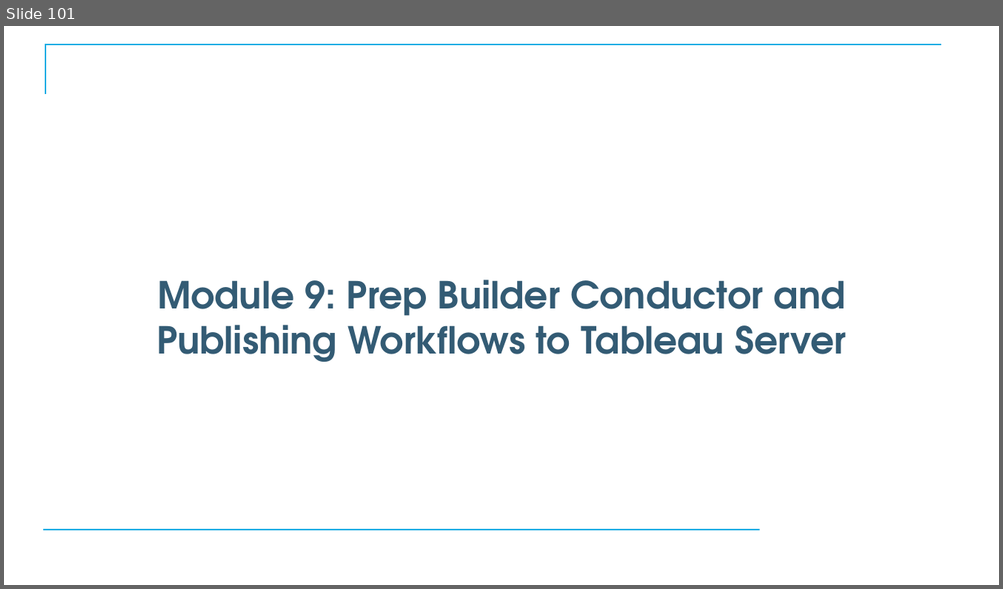
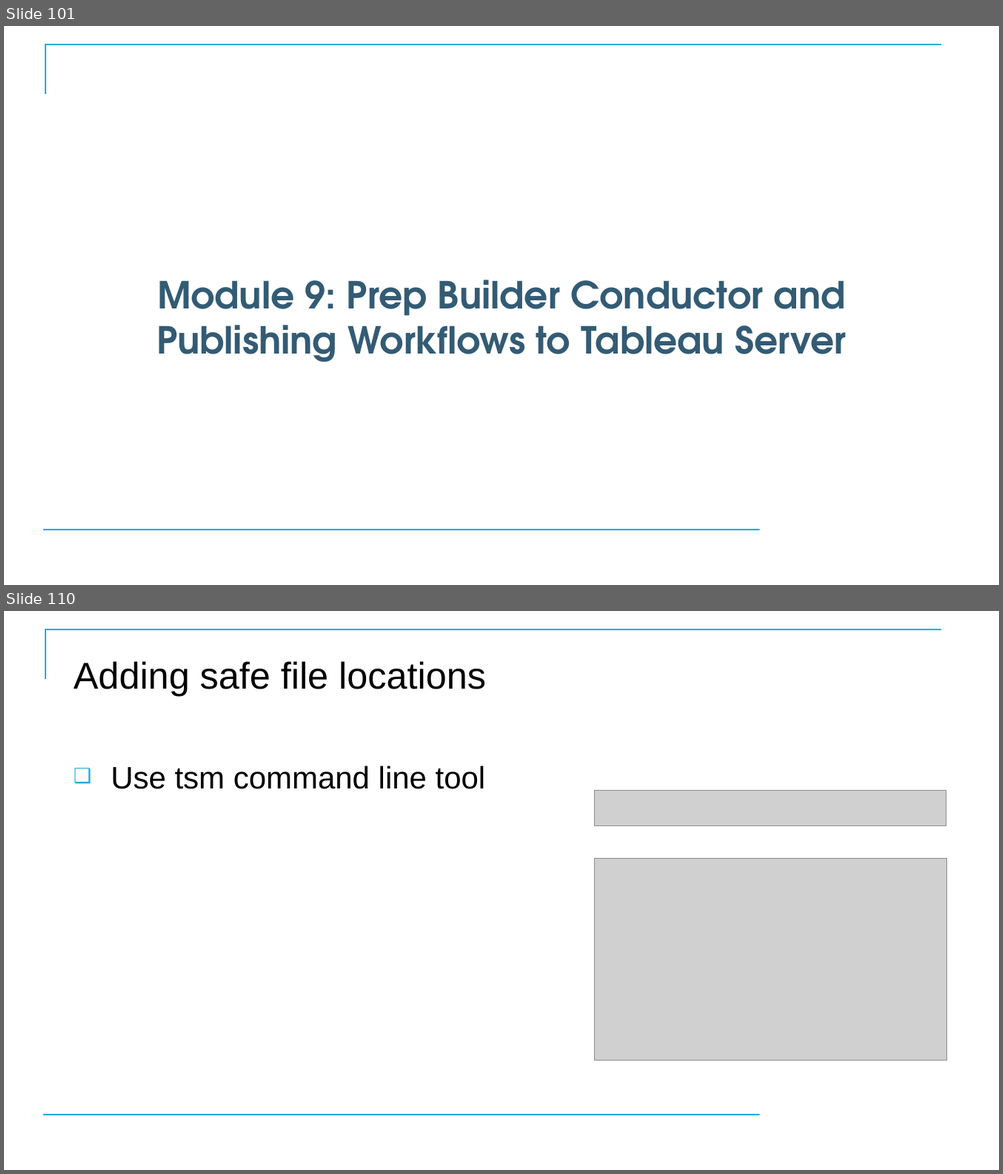
Before and after one commit to CostelloTechnicalConsulting/XTBP10---Tableau-Prep-Introduction, a slide deck: ppt/TableauPrepBuilderIntroV1_2.pptx. Shown one above the other, each under a label of ours: slide 101 before the commit, slides 101 and 110 after it; the slides between them are not shown. The pictures are 1003x589 and 1003x1174 pixels, drawn with LibreOffice and Linux fonts; fonts in the diff are those of the drawing; grey boxes stand for pictures; background and template pictures are left out. Boxes give left, top, right and bottom in pixels: in the first picture for what was removed or moved away, otherwise in the second. Text is boxed around its words. In the diff, an @@ line names an element or a change of style, - is before the commit and + after.

```diff
--- a/ppt/TableauPrepBuilderIntroV1_2.pptx
+++ b/ppt/TableauPrepBuilderIntroV1_2.pptx
@@ slide 110 added at <box>4,611,999,1170</box>, background #FFFFFF; not listed: 2 template elements that a slide beside it also shows @@
@@ title added at <box>74,661,486,696</box>, 36 pt, text #000000 @@
+Adding safe file locations
@@ text added at <box>111,766,486,789</box>, 30 pt, text #000000 @@
+❑ Use tsm command line tool
@@ picture added at <box>595,790,945,826</box> @@
@@ picture added at <box>595,859,947,1061</box> @@
```
Also in this commit, not shown: 11 slides changed, 5 other slides added, 2 other files.
